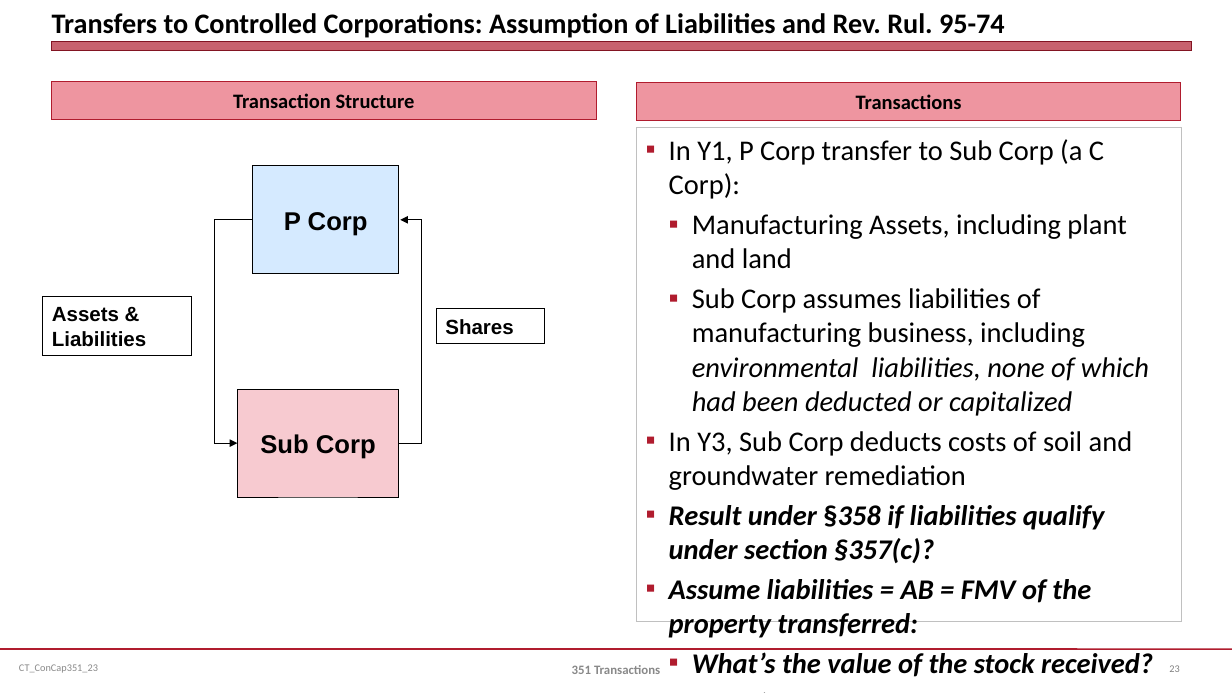
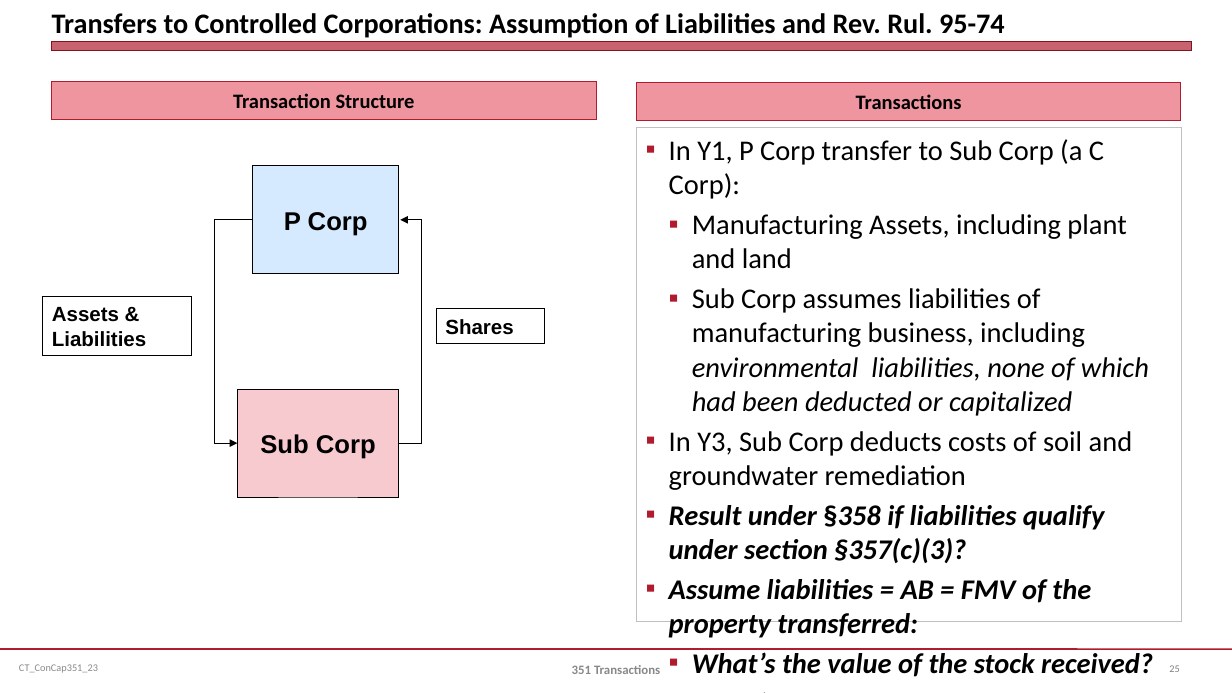
Before and after one commit to jmc877/Corporate-Tax, a slide deck: slide 25 of slides/CT_ConCap351_23.pptx (slide 23 before the commit). Drawn at 1232x693 pixels with LibreOffice and Linux fonts; fonts in the diff are those of the drawing. Boxes give left, top, right and bottom in pixels: in the first picture for what was removed or moved away, otherwise in the second. Text is boxed around its words. In the diff, an @@ line names an element or a change of style, - is before the commit and + after.

```diff
--- a/slides/CT_ConCap351_23.pptx
+++ b/slides/CT_ConCap351_23.pptx
@@ text at box(669, 505, 1105, 563): text changed @@
-▪ Result under §358 if liabilities qualify under section §357(c)?
+▪ Result under §358 if liabilities qualify under section §357(c)(3)?
```
Also in this commit, not shown: 2 other slides changed, 2 slides added.
